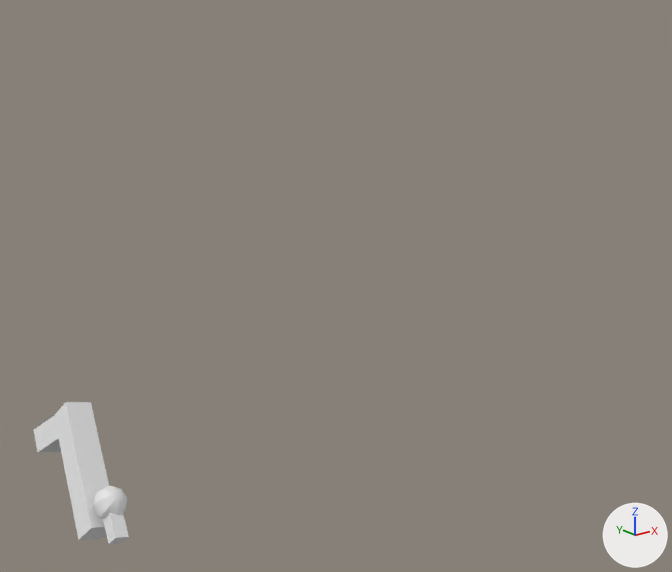
What one commit did to the FBX model Assets/Models/Player/grapple.fbx.
Camera for both pictures: a 50 mm lens placed at (-1.592, -2.574, 0.774), pointed at (-0.491, -1.198, 0.224). Lighting does not change. The marker at lower right points along +X, +Y and +Z.

Names of what the first picture shows: 'grapple', 'hook'.
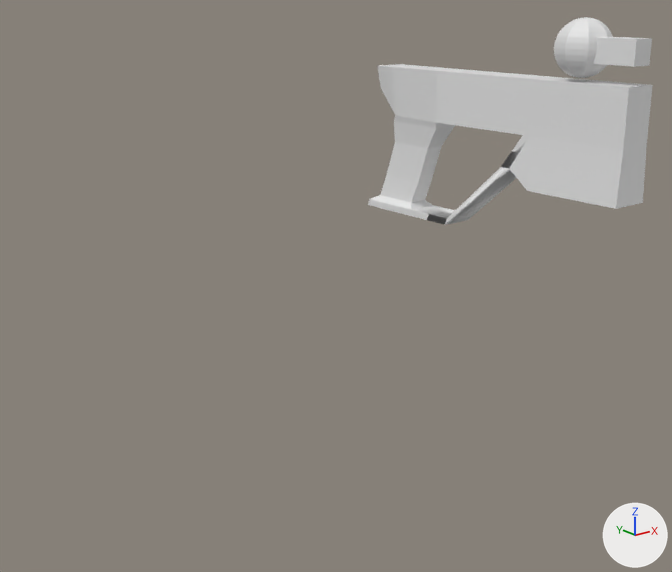
Location of each change, [x1, y1, x2, y2] in pixels of the pictures (672 x 572 px):
'Grapple', added
    after: [368, 64, 653, 225]
'grapple', deleted
    before: [34, 402, 109, 540]
'hook', moved
    before: [93, 486, 129, 544]
    after: [554, 17, 652, 78]

The change, as a diff of the scene's bpy script:
```diff
--- a/Assets/Models/Player/grapple.fbx.py
+++ b/Assets/Models/Player/grapple.fbx.py
@@ me_cube_003 @@
+me_cube_003.from_pydata(...)  # 68 vertices, 70 faces; spans x -3.1..3.1, y -8.8..15.5, z -9.3..42.1
@@ ob_grapple @@
-ob_grapple = bpy.data.objects.new('grapple', me_cube_001)
-ob_grapple.location = (-0.79, -0.584, -0.339)
-ob_grapple.rotation_euler = (2.293, 0.31, 0.0119)  # degrees (131, 18, 0.7)
-ob_grapple.scale = (0.01, 0.01, 0.01)
@@ ob_hook @@
 ob_hook = bpy.data.objects.new('hook', me_sphere)
-ob_hook.parent = ob_grapple
-ob_hook.location = (0.204, 7.532, 12.7)
+ob_hook.parent = ob_grapple_1
+ob_hook.location = (0.0964, 19.92, 32.52)
 ob_hook.rotation_euler = (-0.0162, 0.00706, 0.00608)  # degrees (-0.9, 0.4, 0.3)
@@ ob_grapple_1 @@
+ob_grapple_1 = bpy.data.objects.new('Grapple', me_cube_003)
+ob_grapple_1.location = (-0.506, -1.433, 0.505)
+ob_grapple_1.rotation_euler = (1.571, 0.0, 0.0)  # degrees (90, 0, 0)
+ob_grapple_1.scale = (0.01, 0.01, 0.01)
```
